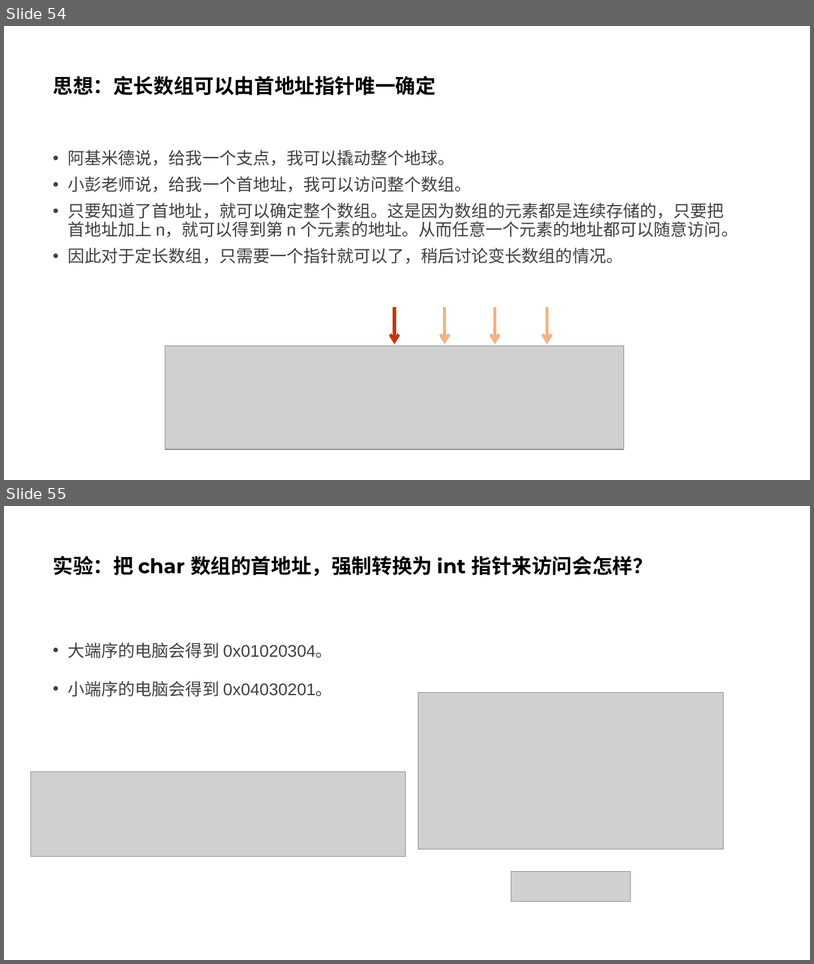
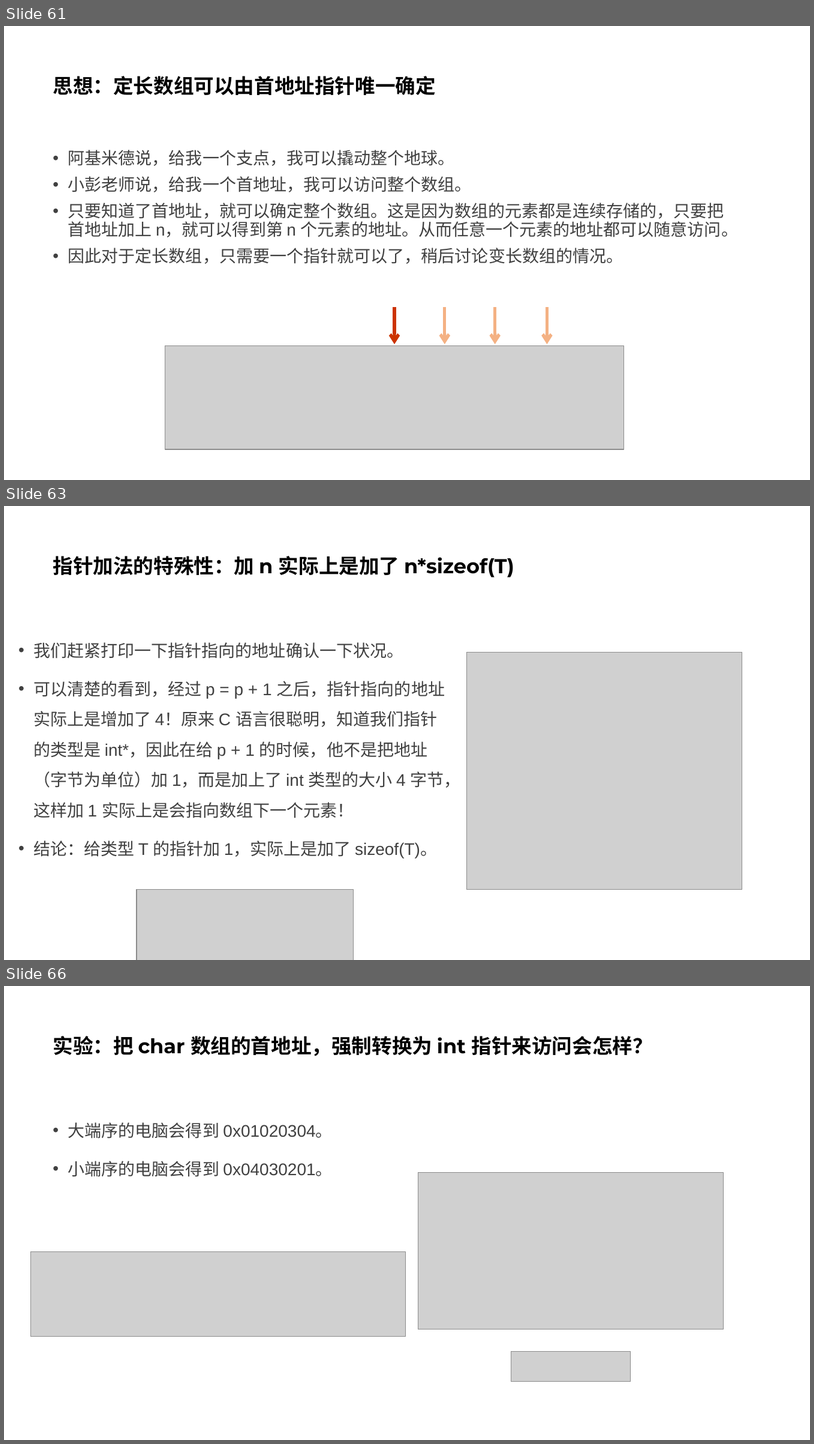
Before and after one commit to parallel101/course, a slide deck: 12/slides.pptx. Shown one above the other, each under a label of ours: slides 54 and 55 before the commit, slides 61, 63 and 66 after it; the slides between them are not shown. The pictures are 814x964 and 814x1444 pixels, drawn with LibreOffice and Linux fonts; fonts in the diff are those of the drawing; grey boxes stand for pictures. Boxes give left, top, right and bottom in pixels: in the first picture for what was removed or moved away, otherwise in the second. Text is boxed around its words. In the diff, an @@ line names an element or a change of style, - is before the commit and + after.

```diff
--- a/12/slides.pptx
+++ b/12/slides.pptx
@@ slide 63 added at [4, 506, 810, 960], background #FFFFFF @@
@@ title added at [53, 556, 515, 577], 24 pt, text #000000, bold @@
+指针加法的特殊性：加 n 实际上是加了 n*sizeof(T)
@@ text added at [33, 642, 461, 858], 20 pt, text #404040 @@
+• 我们赶紧打印一下指针指向的地址确认一下状况。
+• 可以清楚的看到，经过 p = p + 1 之后，指针指向的地址实际上是增加了 4！原来 C 语言很聪明，知道我们指针的类型是 int*，因此在给 p + 1 的时候，他不是把地址（字节为单位）加 1，而是加上了 int 类型的大小 4 字节，这样加 1 实际上是会指向数组下一个元素！
+• 结论：给类型 T 的指针加 1，实际上是加了 sizeof(T)。
@@ picture added at [467, 652, 743, 889] @@
@@ picture added at [137, 889, 353, 960] @@
@@ what was slide 54 is now slide 61 @@
@@ what was slide 55 is now slide 66 @@
```
Also in this commit, not shown: 3 slides changed, 12 other slides added, 24 other files.
